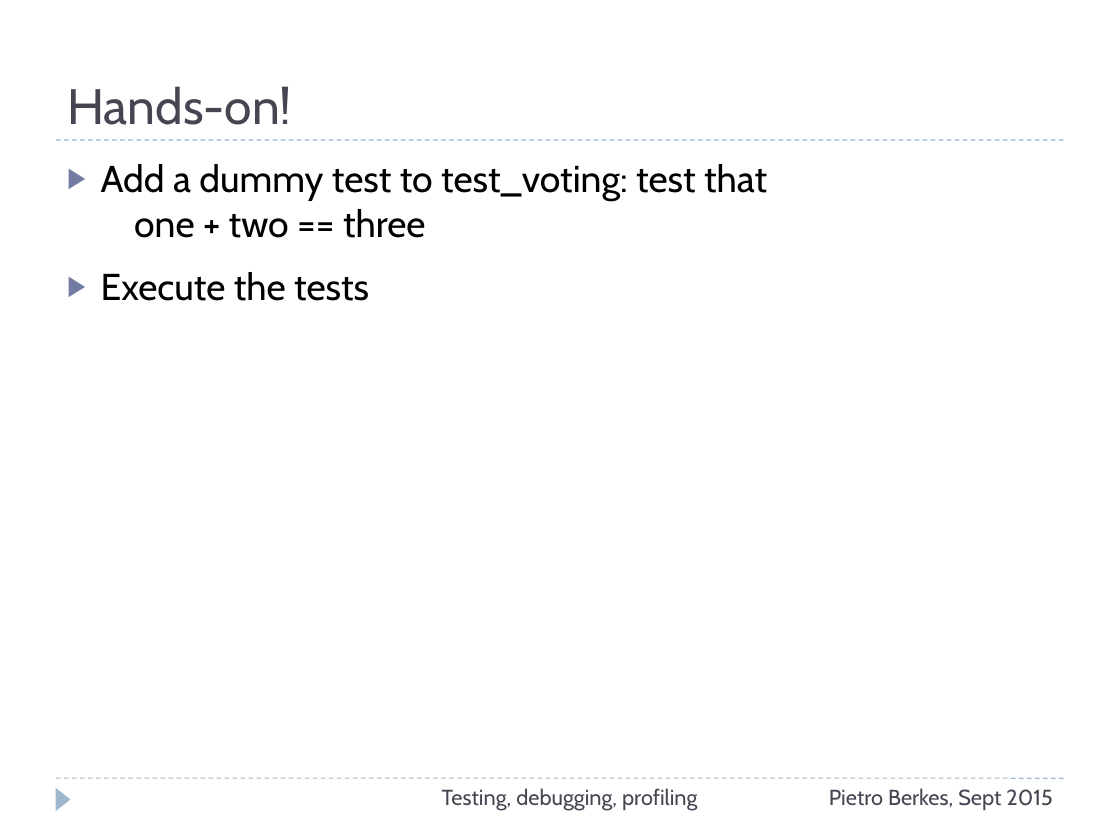
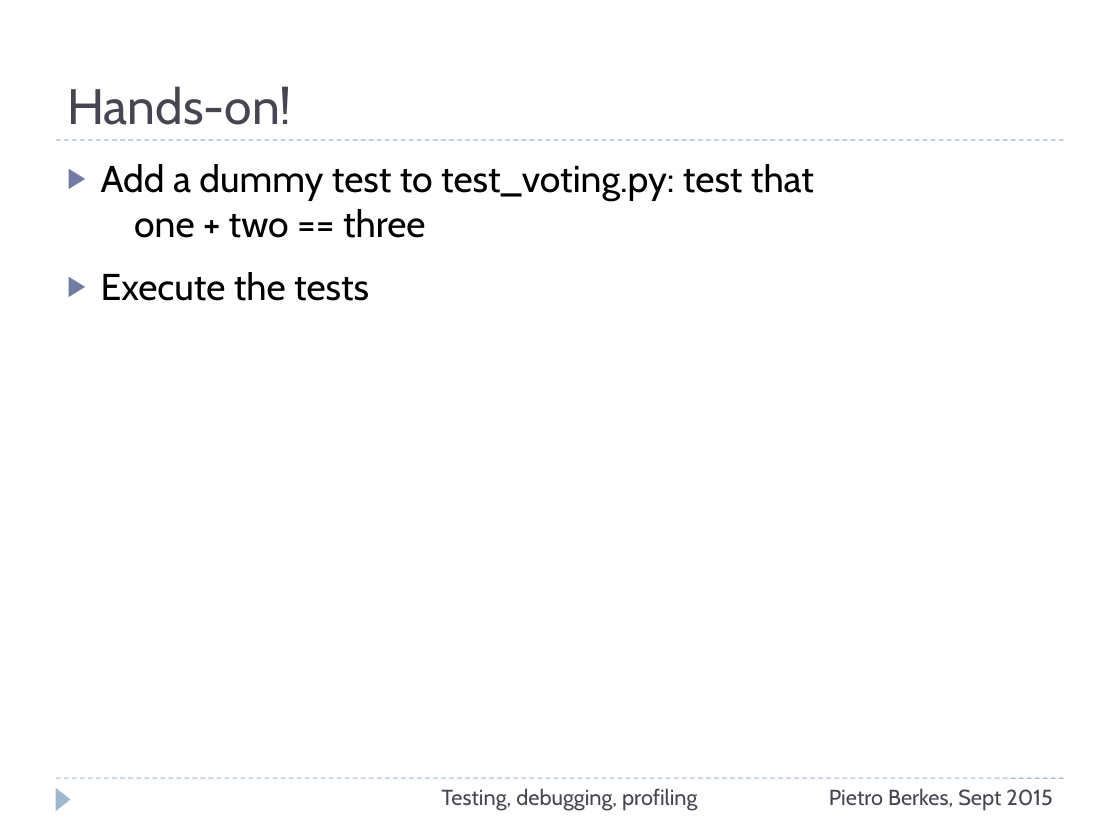
Before and after one commit to ASPP/testing_debugging_profiling, a slide deck: slide 23 of testing-debugging-profiling.pptx. Drawn at 1120x840 pixels with LibreOffice and Linux fonts; fonts in the diff are those of the drawing. Boxes give left, top, right and bottom in pixels: in the first picture for what was removed or moved away, otherwise in the second. Text is boxed around its words. In the diff, an @@ line names an element or a change of style, - is before the commit and + after.

```diff
--- a/testing-debugging-profiling.pptx
+++ b/testing-debugging-profiling.pptx
@@ text at bbox=[101, 164, 814, 238]: text changed @@
-▶ Add a dummy test to test_voting: test that
-  one + two == three
+▶ Add a dummy test to test_voting.py: test that
+  one + two == three
```
Also in this commit, not shown: 4 other slides changed, 1 other file.
